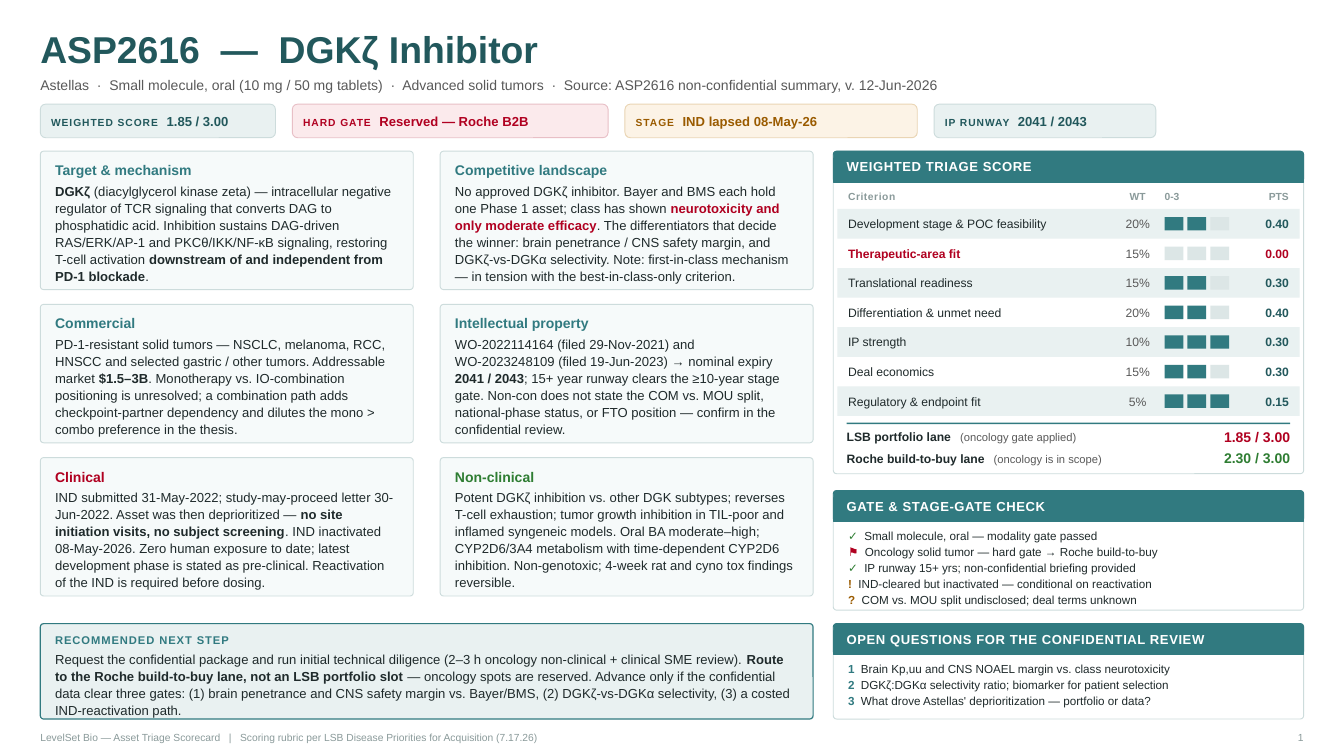
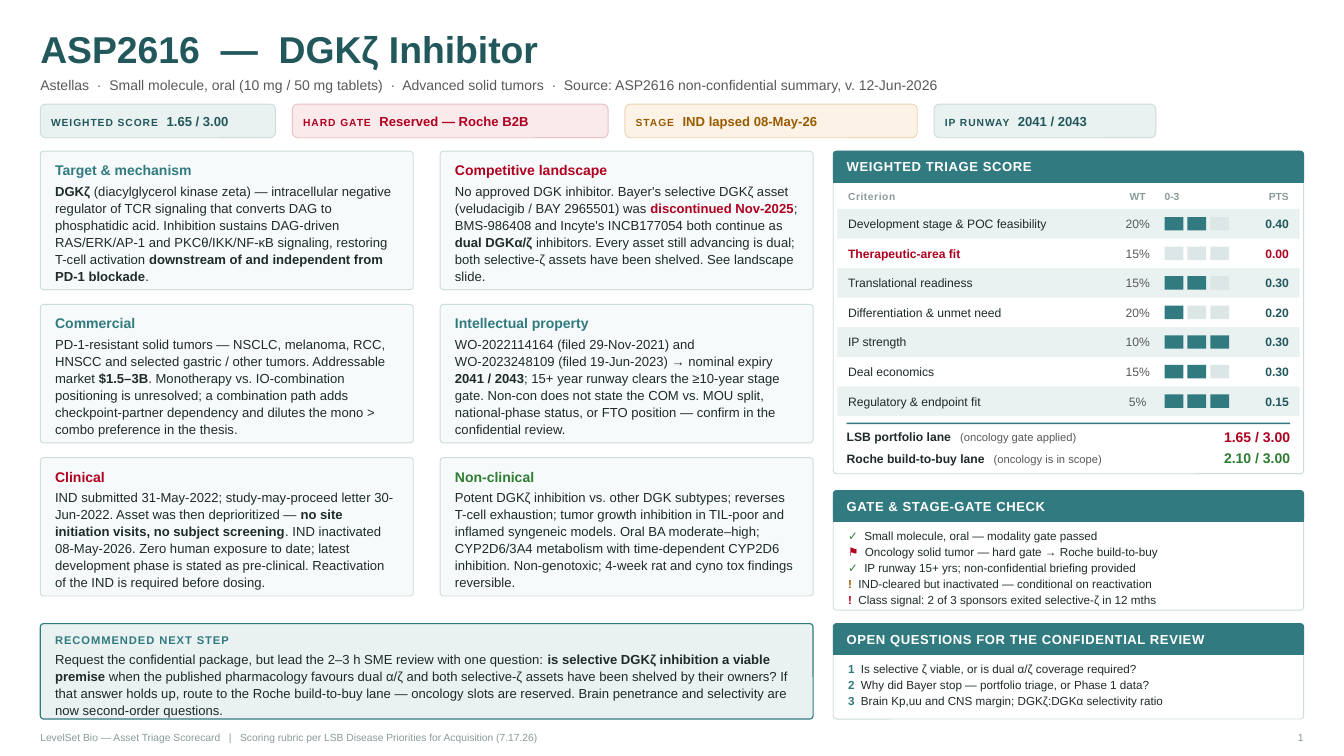
Before and after one commit to junewgregg/claude, a slide deck: slide 1 of scorecards/LSB_Asset_Scorecards.pptx. Drawn at 1344x756 pixels with LibreOffice and Linux fonts; fonts in the diff are those of the drawing. Boxes give left, top, right and bottom in pixels: in the first picture for what was removed or moved away, otherwise in the second. Text is boxed around its words. In the diff, an @@ line names an element or a change of style, - is before the commit and + after.

```diff
--- a/scorecards/LSB_Asset_Scorecards.pptx
+++ b/scorecards/LSB_Asset_Scorecards.pptx
@@ text "Competitive landscape" at [455,165,607,178]: text colour #317A80 to #B00020 @@
@@ text at [455,186,797,281]: text changed @@
-No approved DGKζ inhibitor. Bayer and BMS each hold one Phase 1 asset; class has shown neurotoxicity and only moderate efficacy. The differentiators that decide the winner: brain penetrance / CNS safety margin, and DGKζ-vs-DGKα selectivity. Note: first-in-class mechanism — in tension with the best-in-class-only criterion.
+No approved DGK inhibitor. Bayer's selective DGKζ asset (veludacigib / BAY 2965501) was discontinued Nov-2025; BMS-986408 and Incyte's INCB177054 both continue as dual DGKα/ζ inhibitors. Every asset still advancing is dual; both selective-ζ assets have been shelved. See landscape slide.
@@ rectangle at [1187,306,1206,319]: fill #317A80 to #DCE6E6 @@
@@ text at [1265,308,1289,317]: text changed @@
-0.40
+0.20
@@ text at [1224,453,1290,463]: text changed @@
-2.30 / 3.00
+2.10 / 3.00
@@ text at [858,595,1156,607]: text changed @@
-? COM vs. MOU split undisclosed; deal terms unknown
+! Class signal: 2 of 3 sponsors exited selective-ζ in 12 mths
@@ text at [55,654,787,719]: text changed @@
-Request the confidential package and run initial technical diligence (2–3 h oncology non-clinical + clinical SME review). Route to the Roche build-to-buy lane, not an LSB portfolio slot — oncology spots are reserved. Advance only if the confidential data clear three gates: (1) brain penetrance and CNS safety margin vs. Bayer/BMS, (2) DGKζ-vs-DGKα selectivity, (3) a costed IND-reactivation path.
+Request the confidential package, but lead the 2–3 h SME review with one question: is selective DGKζ inhibition a viable premise when the published pharmacology favours dual α/ζ and both selective-ζ assets have been shelved by their owners? If that answer holds up, route to the Roche build-to-buy lane — oncology slots are reserved. Brain penetrance and selectivity are now second-order questions.
@@ text at [848,664,1163,708]: text changed @@
-1 Brain Kp,uu and CNS NOAEL margin vs. class neurotoxicity
-2 DGKζ:DGKα selectivity ratio; biomarker for patient selection
-3 What drove Astellas' deprioritization — portfolio or data?
+1 Is selective ζ viable, or is dual α/ζ coverage required?
+2 Why did Bayer stop — portfolio triage, or Phase 1 data?
+3 Brain Kp,uu and CNS margin; DGKζ:DGKα selectivity ratio
```
Also in this commit, not shown: 2 other slides changed, 1 slide added, 2 other files.
